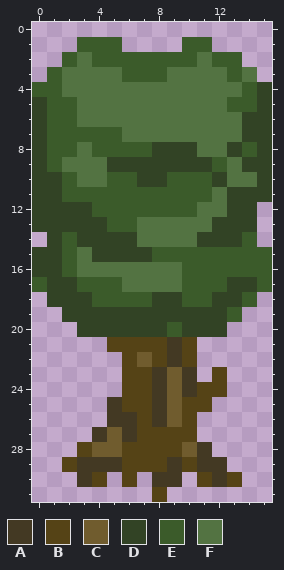
Pixel-art sprite: assets/textures/tree2.png. The picture above was drawn from the file before the commit.
The file is 16x32 pixels.
Palette (. is transparent): A #433923  B #554316  C #705c2e  D #324325  E #3b5b2a  F #537342
Pixels before, first column x 0:
 1 ...EEE....EE....
 2 ..EFEEEEEEEFEE..
 3 .EFFFFEEEFFFFEF.
 4 EEFFFFFFFFFFFFED
 5 DEEFFFFFFFFFFEED
 6 DEEFFFFFFFFFFFDD
 7 DEEEEEFFFFFFFFDD
 8 DEEFEEEEDDDFFDED
 9 DEFFFDDDDDDDEFDD
10 DDEFFEEDDEEEDFFD
11 DDEEEEEEEEEEFDDD
12 DDDDEEEEEEEFFDD.
13 DDDDDEEFFFFFDDD.
14 .DEDDDDFFFFDDDE.
15 DDEFDDDDEEEEEEEE
16 DDEFFFFFFFEEEEEE
17 EDDEEEFFFFEEEDDE
18 .DDDEEEEDDEEDDE.
19 ..DDDDDDDDDDDE..
20 ...DDDDDDEDDD...
21 .....BBBBAB.....
22 ......BCBAB.....
23 ......BBACA.B...
24 ......BBACABB...
25 .....ABBACBB....
26 .....AABACB.....
27 ....ACABBBB.....
28 ...BCCBBBBCA....
29 ..BAAABBBABAA...
30 ...AB.B.AA.BAB..
31 ........B.......
Once edited:
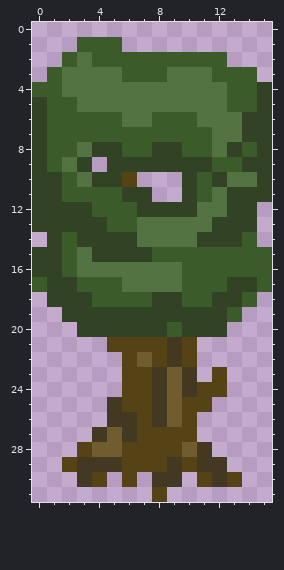
Changes in this commit:
Colour E gives way to colour B in row 10 at x 6.
Colour E gives way to colour D in row 8 at x 4 to 5; in row 10 at x 5 and 10; in row 11 at x 6 to 7 and 10; in row 12 at x 7 to 10.
Colour F gives way to colour D in row 9 at x 3; in row 10 at x 4.
Colour D gives way to colour E in row 8 at x 10.
Colour F gives way to colour E in row 2 at x 11; in row 3 at x 12 and 14; in row 4 at x 13; in row 6 at x 3 to 5 and 8 to 10; in row 7 at x 6 to 11; in row 8 at x 11.
Colour F gives way to colour E in row 9 at x 13.
The author cleared colour D in row 10 at x 7 to 8.
The author cleared colour E in row 1 at x 10 to 11; in row 2 at x 13; in row 10 at x 9; in row 11 at x 8 to 9.
The author cleared colour F in row 9 at x 4.
Where, in picture pixels (left, top, right, bottom), the same in both pictures:
changed: (77, 37, 257, 217)
